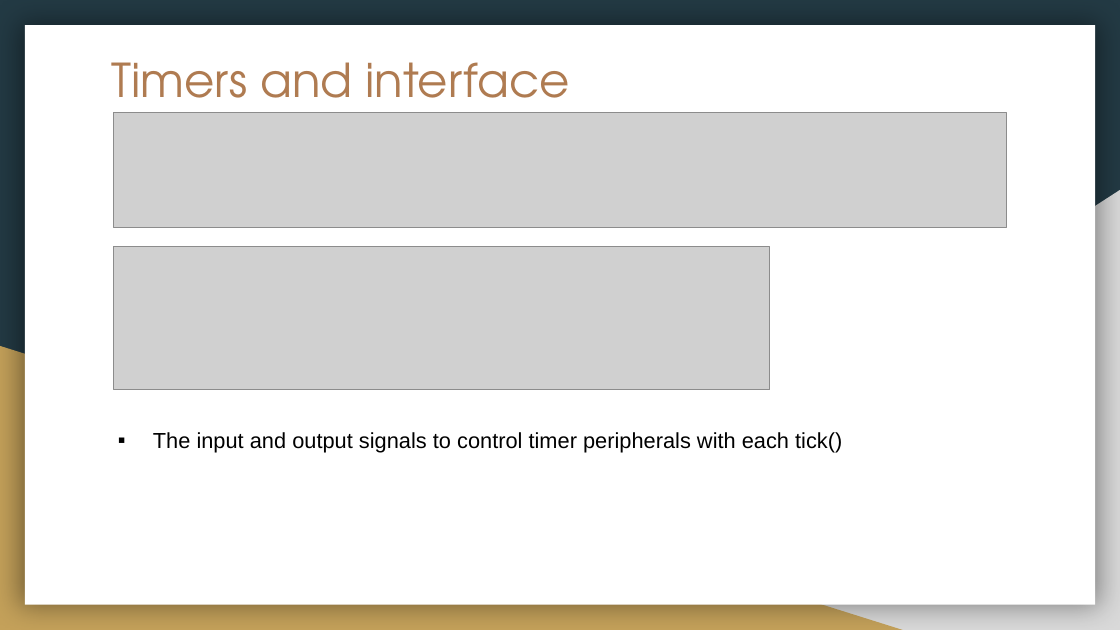
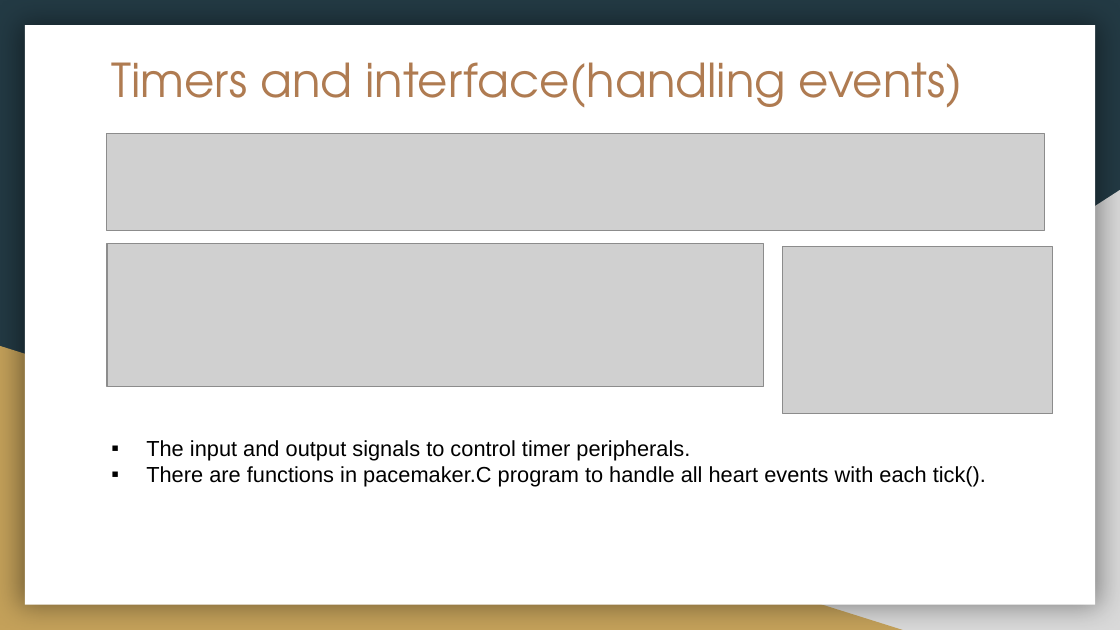
Before and after one commit to fsan110/Compsys303, a slide deck: slide 4 of DDD Pacemaker.pptx. Drawn at 1120x630 pixels with LibreOffice and Linux fonts; fonts in the diff are those of the drawing; grey boxes stand for pictures. Boxes give left, top, right and bottom in pixels: in the first picture for what was removed or moved away, otherwise in the second. Text is boxed around its words. In the diff, an @@ line names an element or a change of style, - is before the commit and + after.

```diff
--- a/DDD Pacemaker.pptx
+++ b/DDD Pacemaker.pptx
@@ title at [112,62,963,107]: text changed @@
-Timers and interface
+Timers and interface(handling events)
@@ picture: place and size @@
-picture at [113,113,1006,228]
+picture at [106,133,1044,231]
@@ picture: place and size @@
-picture at [113,246,769,390]
+picture at [106,243,763,386]
@@ picture added at [783,246,1053,413] @@
@@ text at [146,440,986,487]: text changed @@
-▪ The input and output signals to control timer peripherals with each tick()
+▪ The input and output signals to control timer peripherals.
+▪ There are functions in pacemaker.C program to handle all heart events with each tick().
```
Also in this commit, not shown: 2 other slides changed, 2 other files.
